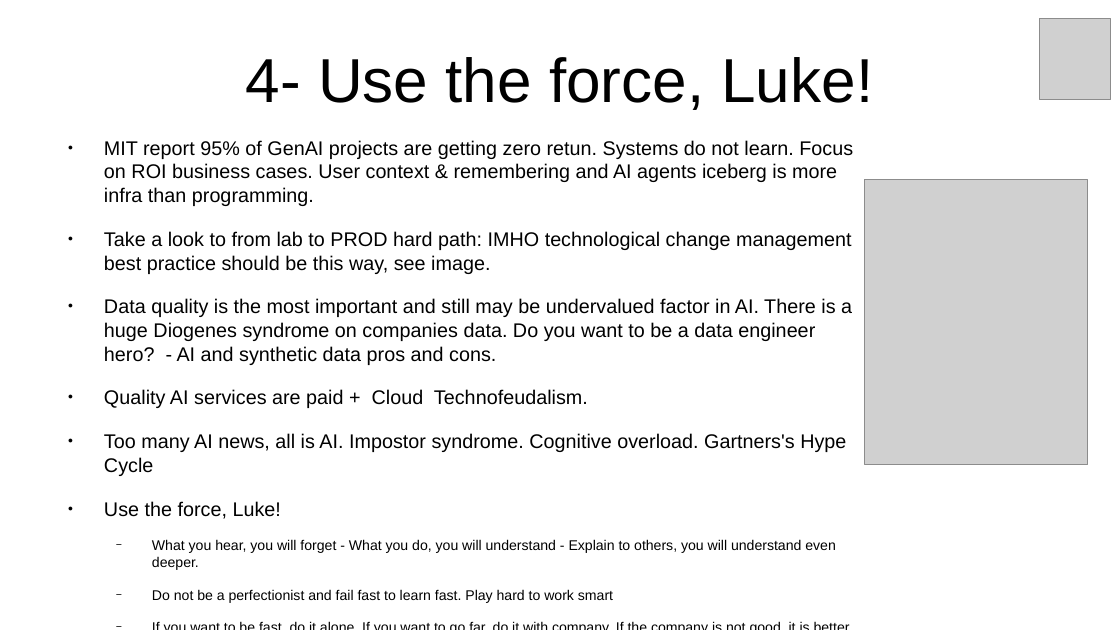
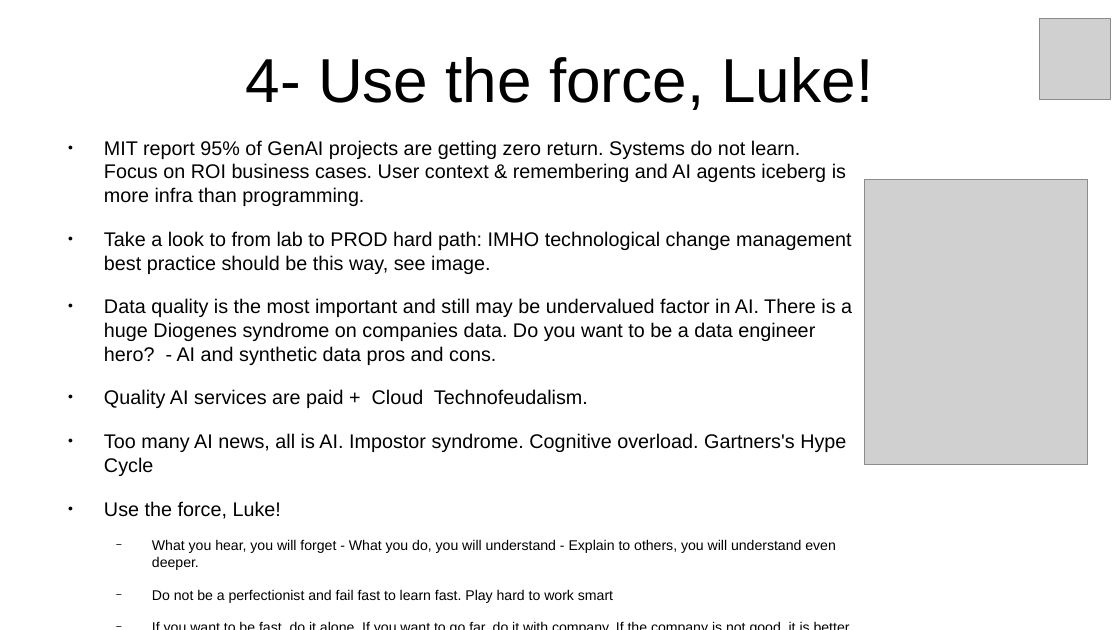
Before and after one commit to inigokintana/homelab-2-prod-ai-golden-path, a slide deck: slide 8 of docs/Presentation-homelab-2-prod-ai-golden-path.odp. Drawn at 1120x630 pixels with LibreOffice and Linux fonts; fonts in the diff are those of the drawing; grey boxes stand for pictures. Boxes give left, top, right and bottom in pixels: in the first picture for what was removed or moved away, otherwise in the second. Text is boxed around its words. In the diff, an @@ line names an element or a change of style, - is before the commit and + after.

```diff
--- a/docs/Presentation-homelab-2-prod-ai-golden-path.odp
+++ b/docs/Presentation-homelab-2-prod-ai-golden-path.odp
@@ text at (104, 140, 846, 206): text changed @@
-● MIT report 95% of GenAI projects are getting zero retun. Systems do not learn. Focus on ROI business cases. User context & remembering and AI agents iceberg is more infra than programming.
+● MIT report 95% of GenAI projects are getting zero return. Systems do not learn. Focus on ROI business cases. User context & remembering and AI agents iceberg is more infra than programming.
```
Also in this commit, not shown: 4 other files.
